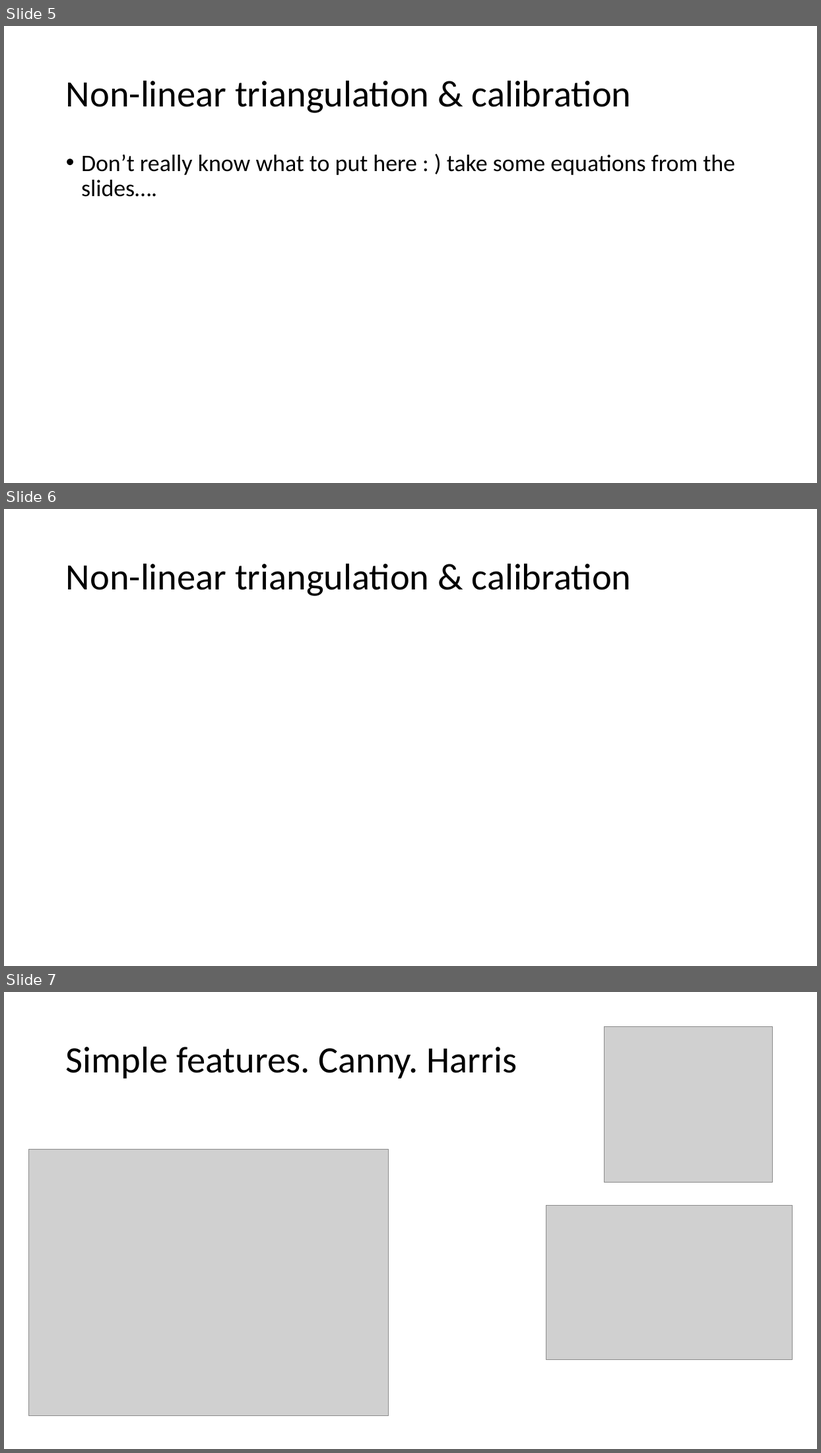
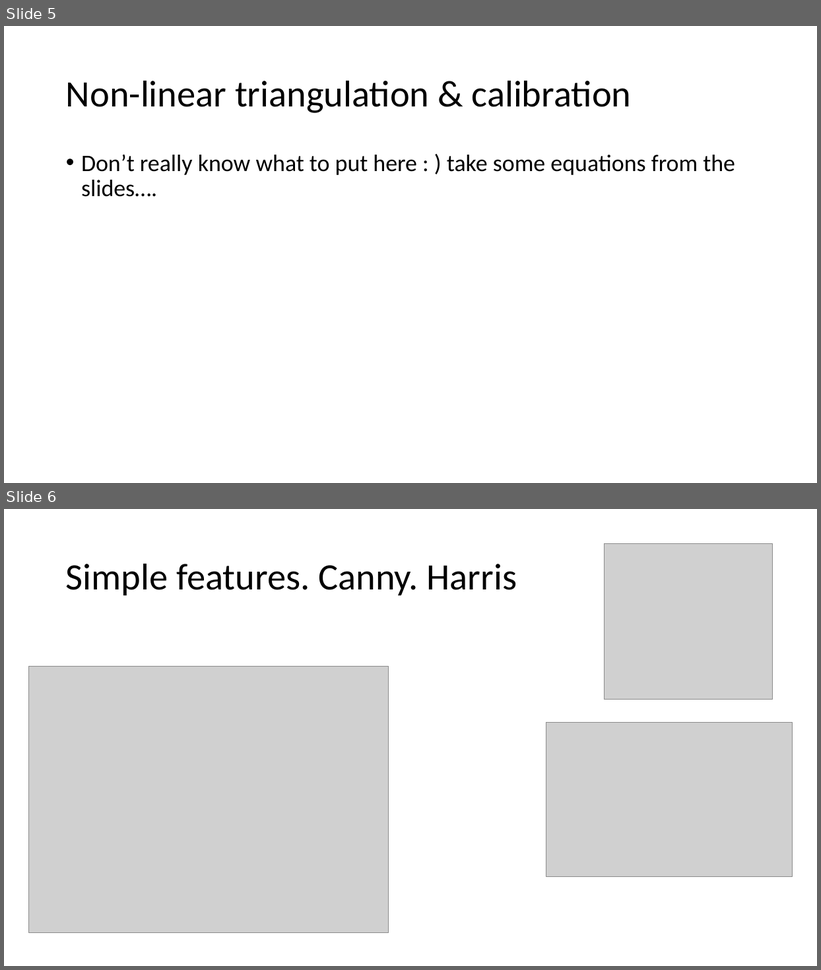
Before and after one commit to gitglob/02504-Computer-Vision, a slide deck: exam/presentation.pptx. Shown one above the other, each under a label of ours: slides 5, 6 and 7 before the commit, slides 5 and 6 after it. The pictures are 821x1453 and 821x970 pixels, drawn with LibreOffice and Linux fonts; fonts in the diff are those of the drawing; grey boxes stand for pictures. Boxes give left, top, right and bottom in pixels: in the first picture for what was removed or moved away, otherwise in the second. Text is boxed around its words. In the diff, an @@ line names an element or a change of style, - is before the commit and + after.

```diff
--- a/exam/presentation.pptx
+++ b/exam/presentation.pptx
@@ slide 6 removed at [4,509,817,966], background #FFFFFF @@
@@ title removed at [66,563,632,596] @@
-Non-linear triangulation & calibration
@@ what was slide 7 is now slide 6 @@
```
Also in this commit, not shown: 1 slide added, 2 other files.
